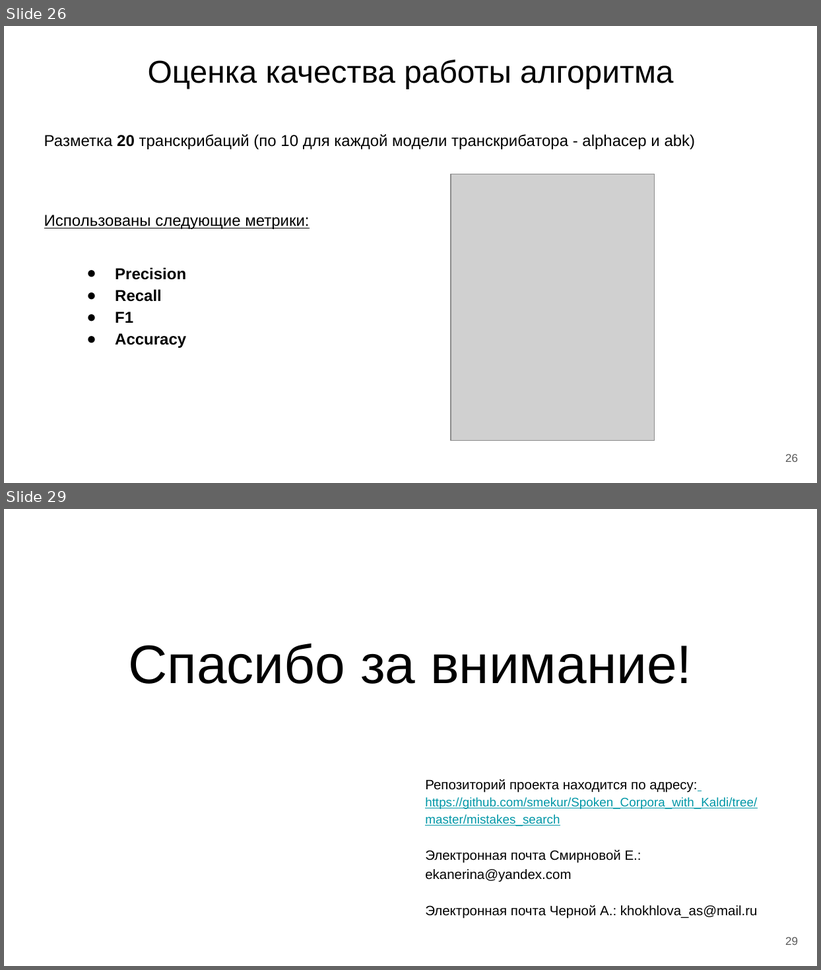
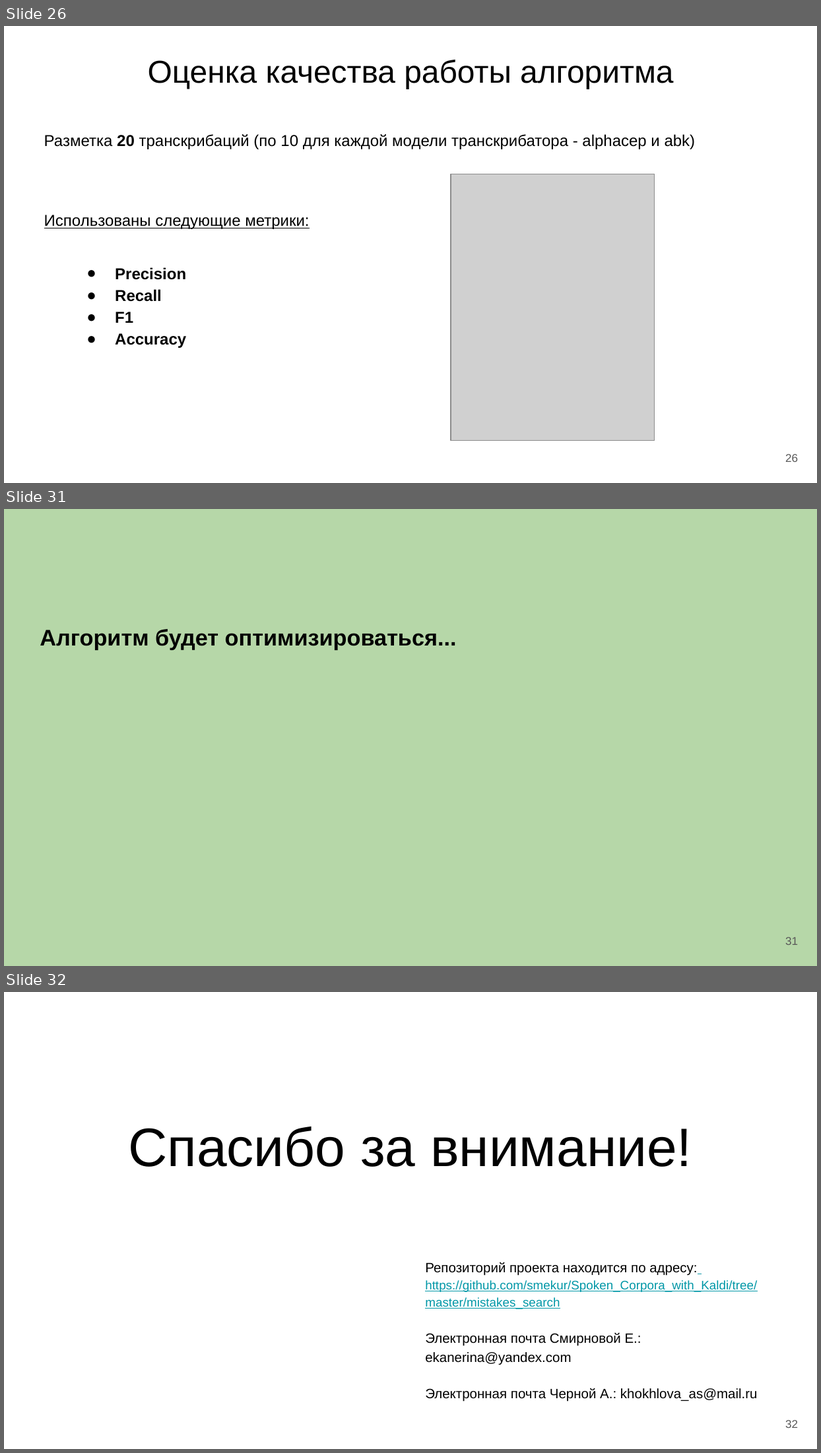
Before and after one commit to smekur/Spoken_Corpora_with_Kaldi, a slide deck: mistakes_search/presentations/Алгоритм автоматического поиска ошибок в транскрибациях_финальный проект.pptx. Shown one above the other, each under a label of ours: slides 26 and 29 before the commit, slides 26, 31 and 32 after it; the slides between them are not shown. The pictures are 821x970 and 821x1453 pixels, drawn with LibreOffice and Linux fonts; fonts in the diff are those of the drawing; grey boxes stand for pictures. Boxes give left, top, right and bottom in pixels: in the first picture for what was removed or moved away, otherwise in the second. Text is boxed around its words. In the diff, an @@ line names an element or a change of style, - is before the commit and + after.

Commit message:
Добавлен код с оптимизацией алгоритма

```diff
--- a/mistakes_search/presentations/Алгоритм автоматического поиска ошибок в транскрибациях_финальный проект.pptx
+++ b/mistakes_search/presentations/Алгоритм автоматического поиска ошибок в транскрибациях_финальный проект.pptx
@@ slide 31 added at (x1=4, y1=509, x2=817, y2=966), background #B6D7A8 @@
@@ text added at (x1=40, y1=629, x2=457, y2=650), 20 pt, text #000000, bold @@
+Алгоритм будет оптимизироваться...
@@ page number added at (x1=785, y1=937, x2=798, y2=945), 10 pt, text #595959 @@
+31
@@ what was slide 29 is now slide 32 @@
@@ page number at (x1=785, y1=1420, x2=798, y2=1428): text changed @@
-29
+32
```
Also in this commit, not shown: 4 slides changed, 2 other slides added, 5 other files.
